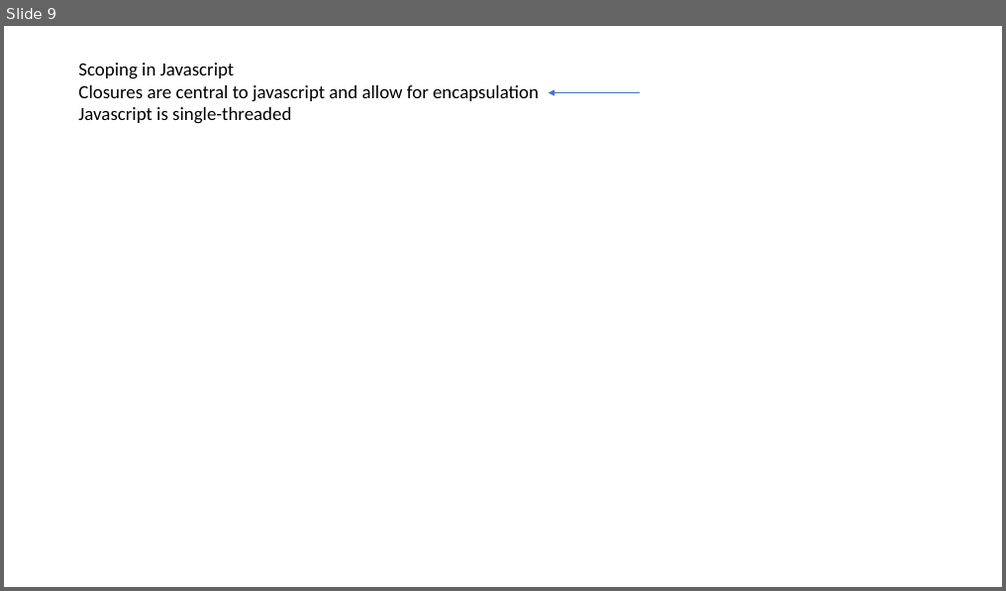
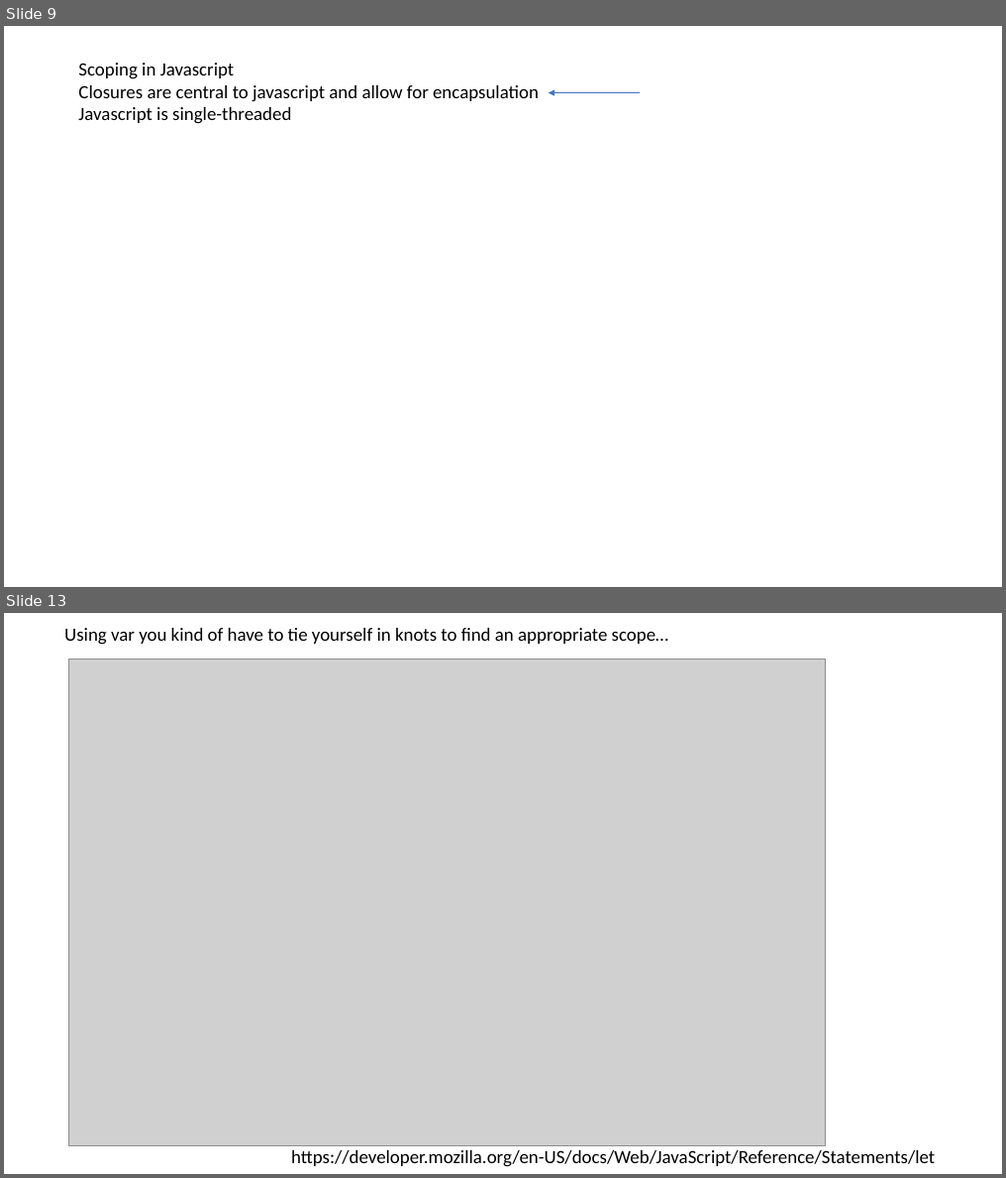
Before and after one commit to afodor/afodor.github.io, a slide deck: classes/prog2017/Prog3-Lecture25.pptx. Shown one above the other, each under a label of ours: slide 9 before the commit, slides 9 and 13 after it; the slides between them are not shown. The pictures are 1006x591 and 1006x1178 pixels, drawn with LibreOffice and Linux fonts; fonts in the diff are those of the drawing; grey boxes stand for pictures. Boxes give left, top, right and bottom in pixels: in the first picture for what was removed or moved away, otherwise in the second. Text is boxed around its words. In the diff, an @@ line names an element or a change of style, - is before the commit and + after.

```diff
--- a/classes/prog2017/Prog3-Lecture25.pptx
+++ b/classes/prog2017/Prog3-Lecture25.pptx
@@ slide 13 added at (4, 613, 1002, 1174), background #FFFFFF @@
@@ text added at (64, 628, 669, 645), 18 pt, text #000000 @@
+Using var you kind of have to tie yourself in knots to find an appropriate scope…
@@ picture added at (69, 660, 826, 1147) @@
@@ text added at (291, 1151, 935, 1167), 18 pt, text #000000 @@
+https://developer.mozilla.org/en-US/docs/Web/JavaScript/Reference/Statements/let
```
Also in this commit, not shown: 6 other slides added.
